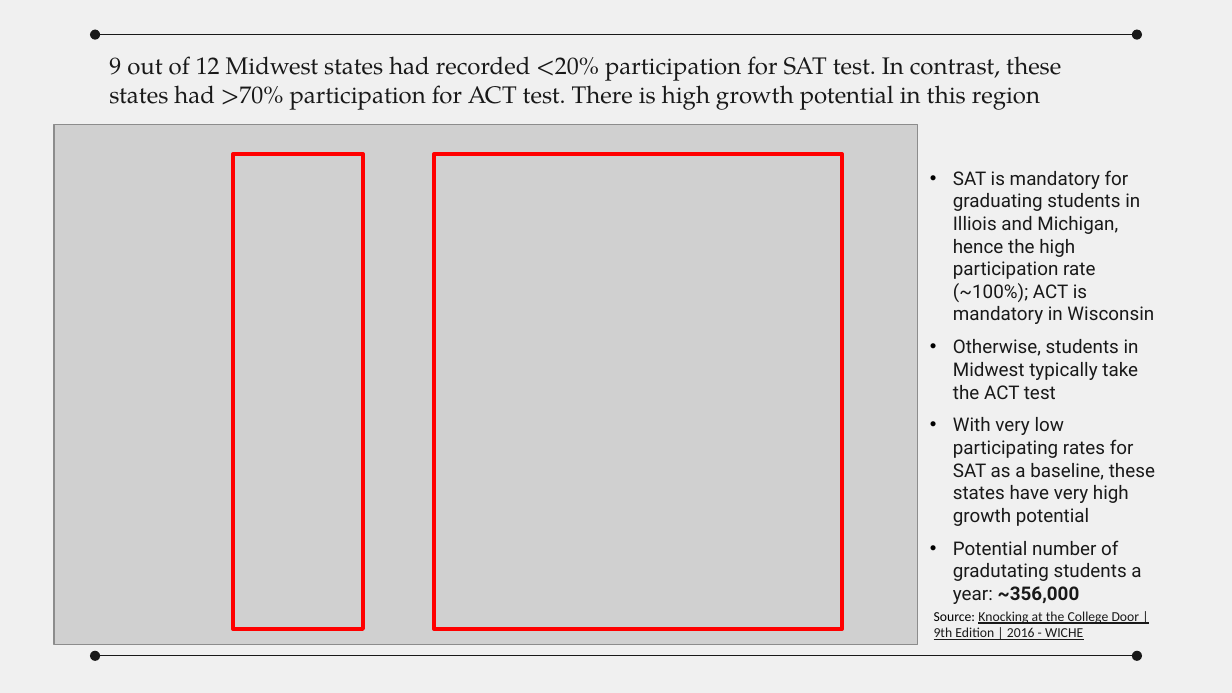
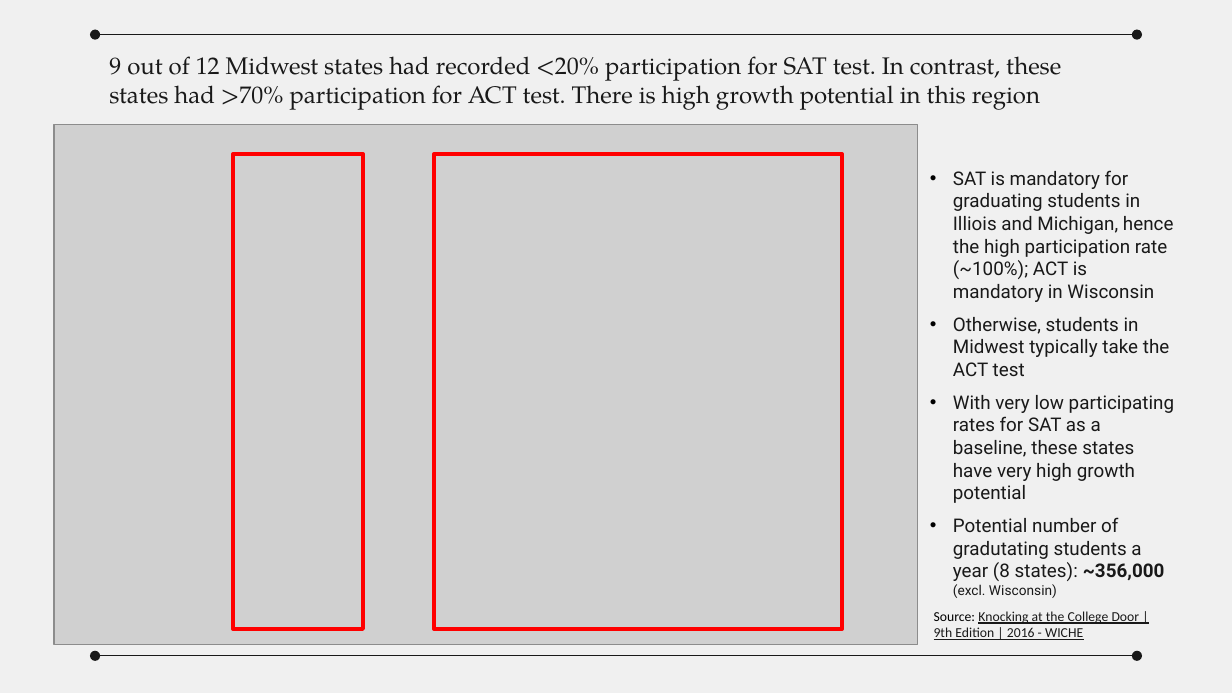
Before and after one commit to gyinhaokenneth/Projects, a slide deck: slide 7 of slides/Project 1 Analysis of SAT and ACT Participation Rates.pptx. Drawn at 1232x693 pixels with LibreOffice and Linux fonts; fonts in the diff are those of the drawing; grey boxes stand for pictures. Boxes give left, top, right and bottom in pixels: in the first picture for what was removed or moved away, otherwise in the second. Text is boxed around its words. In the diff, an @@ line names an element or a change of style, - is before the commit and + after.

```diff
--- a/slides/Project 1 Analysis of SAT and ACT Participation Rates.pptx
+++ b/slides/Project 1 Analysis of SAT and ACT Participation Rates.pptx
@@ text at (x1=953, y1=517, x2=1165, y2=598): text changed @@
-• Potential number of gradutating students a year: ~356,000
+• Potential number of gradutating students a year (8 states): ~356,000 (excl. Wisconsin)
```
Also in this commit, not shown: 3 other slides changed, 1 other file.
